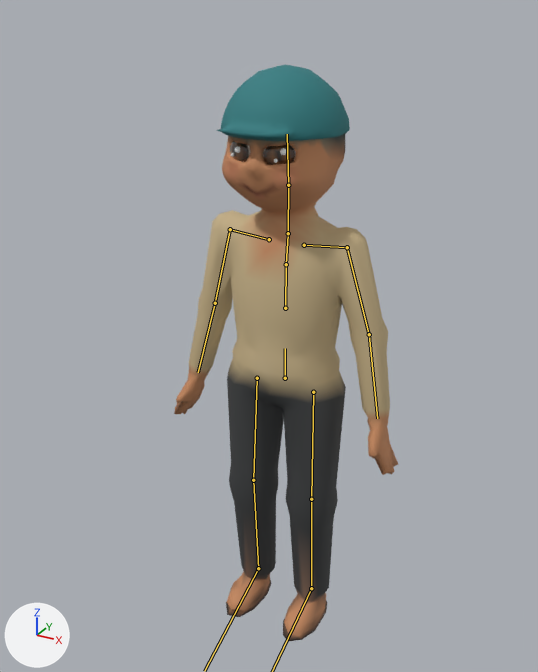
A saved change to the glTF model assets/models/nguoi/chunam.glb.
The view is the same before and after, from a 50 mm lens placed at (0.865, -1.666, 1.758), pointed at (-0.033, -0.035, 0.943). Lighting does not change. The marker at lower left points along +X, +Y and +Z. The older version comes first. The bones that change, and the others that lie on the model, are drawn over the model as lines.

In view in the first picture: 'Nguoi_chunam'.
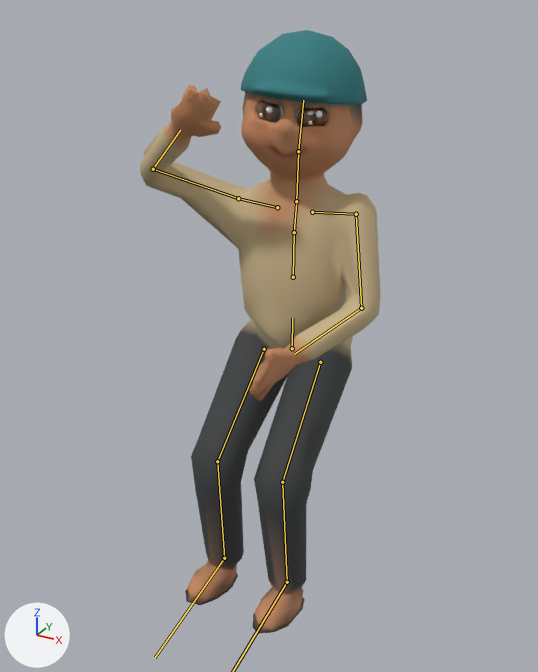
The newer file adds an action. The first version stands in its rest pose; the second is drawn at frame 17 of the action 'chao_nghiem'.

Changed parts and their boxes (x1, y1, x2, y2) in the pictures (538 x 672 px):
'Nguoi_chunam', posed (8% wider)
    before: (174, 64, 398, 641)
    after: (140, 30, 381, 634)
bone 'hips', root to tip
    before: (285, 378) to (285, 348)
    after: (292, 348) to (292, 318)
bone 'spine', root to tip
    before: (285, 308) to (286, 264)
    after: (293, 277) to (294, 232)
bone 'upperarm.L', root to tip
    before: (347, 247) to (369, 334)
    after: (356, 214) to (361, 308)
bone 'forearm.L', root to tip
    before: (369, 334) to (377, 418)
    after: (361, 308) to (294, 354)
bone 'upperarm.R', root to tip
    before: (230, 229) to (215, 303)
    after: (238, 198) to (153, 169)
bone 'forearm.R', root to tip
    before: (215, 303) to (198, 372)
    after: (153, 169) to (180, 130)
bone 'neck', root to tip
    before: (288, 233) to (288, 185)
    after: (296, 201) to (298, 151)
bone 'head', root to tip
    before: (288, 185) to (287, 134)
    after: (298, 151) to (303, 100)
bone 'thigh.L', root to tip
    before: (313, 392) to (311, 499)
    after: (320, 362) to (282, 482)
bone 'shin.L', root to tip
    before: (311, 499) to (311, 588)
    after: (282, 482) to (287, 582)
bone 'thigh.R', root to tip
    before: (257, 378) to (253, 480)
    after: (264, 349) to (217, 461)
bone 'shin.R', root to tip
    before: (253, 480) to (258, 568)
    after: (217, 461) to (224, 558)
bone 'foot.R', root to tip
    before: (258, 568) to (204, 671)
    after: (224, 558) to (155, 657)

Patch to the scene script:
```diff
--- a/assets/models/nguoi/chunam.glb.py
+++ b/assets/models/nguoi/chunam.glb.py
@@ bone_hips @@
 bone_hips = bpy.data.objects['NguoiRig'].pose.bones['hips']
-bone_hips.location = (0.0, 0.0, 0.0)
+bone_hips.location = (0.0, 0.076, -0.041)
@@ bone_spine @@
 bone_spine = bpy.data.objects['NguoiRig'].pose.bones['spine']  # child of 'hips'
-bone_spine.rotation_quaternion = (1.0, 0.0, 0.0, 0.0)  # degrees (0, 0, 0)
+bone_spine.rotation_quaternion = (1.0, -0.013, 0.0, 0.0)  # degrees (-2, 0, 0)
@@ bone_upperarm_l @@
 bone_upperarm_l = bpy.data.objects['NguoiRig'].pose.bones['upperarm.L']  # child of 'clav.L'
-bone_upperarm_l.rotation_quaternion = (1.0, 0.0, 0.0, 0.0)  # degrees (0, 0, 0)
+bone_upperarm_l.rotation_quaternion = (0.994, -0.101, 0.0, 0.043)  # degrees (-12, 0, 5)
@@ bone_forearm_l @@
 bone_forearm_l = bpy.data.objects['NguoiRig'].pose.bones['forearm.L']  # child of 'upperarm.L'
-bone_forearm_l.rotation_quaternion = (1.0, 0.0, 0.0, 0.0)  # degrees (0, 0, 0)
+bone_forearm_l.rotation_quaternion = (0.88, -0.408, 0.0, 0.244)  # degrees (-47, 11, 26)
@@ bone_upperarm_r @@
 bone_upperarm_r = bpy.data.objects['NguoiRig'].pose.bones['upperarm.R']  # child of 'clav.R'
-bone_upperarm_r.rotation_quaternion = (1.0, 0.0, 0.0, 0.0)  # degrees (0, 0, 0)
+bone_upperarm_r.rotation_quaternion = (0.65, -0.428, 0.0, 0.628)  # degrees (-41, 33, 75)
@@ bone_forearm_r @@
 bone_forearm_r = bpy.data.objects['NguoiRig'].pose.bones['forearm.R']  # child of 'upperarm.R'
-bone_forearm_r.rotation_quaternion = (1.0, 0.0, 0.0, 0.0)  # degrees (0, 0, 0)
+bone_forearm_r.rotation_quaternion = (0.731, -0.66, 0.0, 0.175)  # degrees (-82, 13, 15)
@@ bone_neck @@
 bone_neck = bpy.data.objects['NguoiRig'].pose.bones['neck']  # child of 'chest'
-bone_neck.rotation_quaternion = (1.0, 0.0, 0.0, 0.0)  # degrees (0, 0, 0)
+bone_neck.rotation_quaternion = (1.0, -0.008, 0.0, 0.0)  # degrees (-1, 0, 0)
@@ bone_head @@
 bone_head = bpy.data.objects['NguoiRig'].pose.bones['head']  # child of 'neck'
-bone_head.rotation_quaternion = (1.0, 0.0, 0.0, 0.0)  # degrees (0, 0, 0)
+bone_head.rotation_quaternion = (0.991, -0.003, 0.124, -0.05)  # degrees (-1, 14, -6)
@@ bone_thigh_l @@
 bone_thigh_l = bpy.data.objects['NguoiRig'].pose.bones['thigh.L']  # child of 'hips'
-bone_thigh_l.rotation_quaternion = (1.0, 0.0, 0.0, 0.0)  # degrees (0, 0, 0)
+bone_thigh_l.rotation_quaternion = (0.931, -0.365, 0.0, -0.009)  # degrees (-43, 0, -1)
@@ bone_shin_l @@
 bone_shin_l = bpy.data.objects['NguoiRig'].pose.bones['shin.L']  # child of 'thigh.L'
-bone_shin_l.rotation_quaternion = (1.0, 0.0, 0.0, 0.0)  # degrees (0, 0, 0)
+bone_shin_l.rotation_quaternion = (0.929, 0.371, 0.0, 0.005)  # degrees (44, 0, 1)
@@ bone_foot_l @@
 bone_foot_l = bpy.data.objects['NguoiRig'].pose.bones['foot.L']  # child of 'shin.L'
-bone_foot_l.rotation_quaternion = (1.0, 0.0, 0.0, 0.0)  # degrees (0, 0, 0)
+bone_foot_l.rotation_quaternion = (-0.994, -0.105, 0.0, -0.007)  # degrees (12, 0, 1)
@@ bone_thigh_r @@
 bone_thigh_r = bpy.data.objects['NguoiRig'].pose.bones['thigh.R']  # child of 'hips'
-bone_thigh_r.rotation_quaternion = (1.0, 0.0, 0.0, 0.0)  # degrees (0, 0, 0)
+bone_thigh_r.rotation_quaternion = (0.931, -0.365, 0.0, 0.009)  # degrees (-43, 0, 1)
@@ bone_shin_r @@
 bone_shin_r = bpy.data.objects['NguoiRig'].pose.bones['shin.R']  # child of 'thigh.R'
-bone_shin_r.rotation_quaternion = (1.0, 0.0, 0.0, 0.0)  # degrees (0, 0, 0)
+bone_shin_r.rotation_quaternion = (0.929, 0.371, 0.0, -0.005)  # degrees (44, 0, -1)
@@ bone_foot_r @@
 bone_foot_r = bpy.data.objects['NguoiRig'].pose.bones['foot.R']  # child of 'shin.R'
-bone_foot_r.rotation_quaternion = (1.0, 0.0, 0.0, 0.0)  # degrees (0, 0, 0)
+bone_foot_r.rotation_quaternion = (-0.994, -0.105, 0.0, 0.007)  # degrees (12, 0, -1)
```
